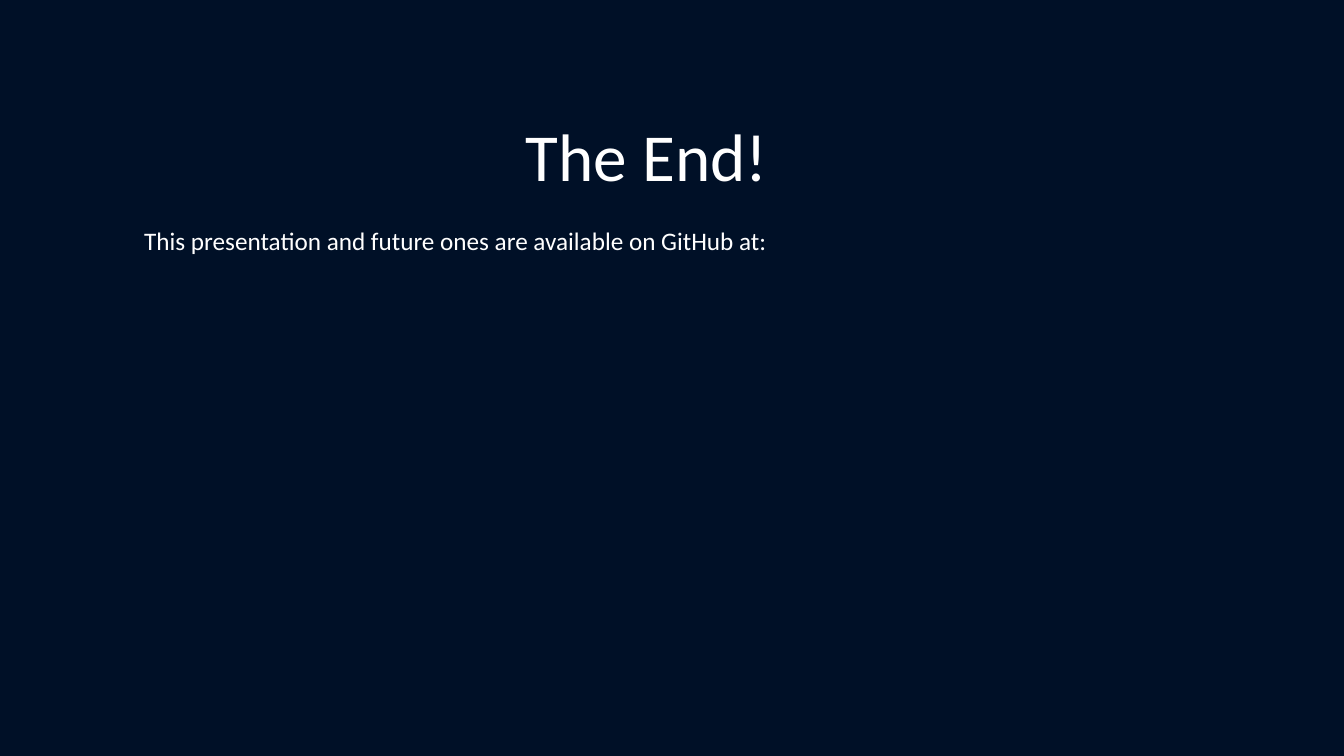
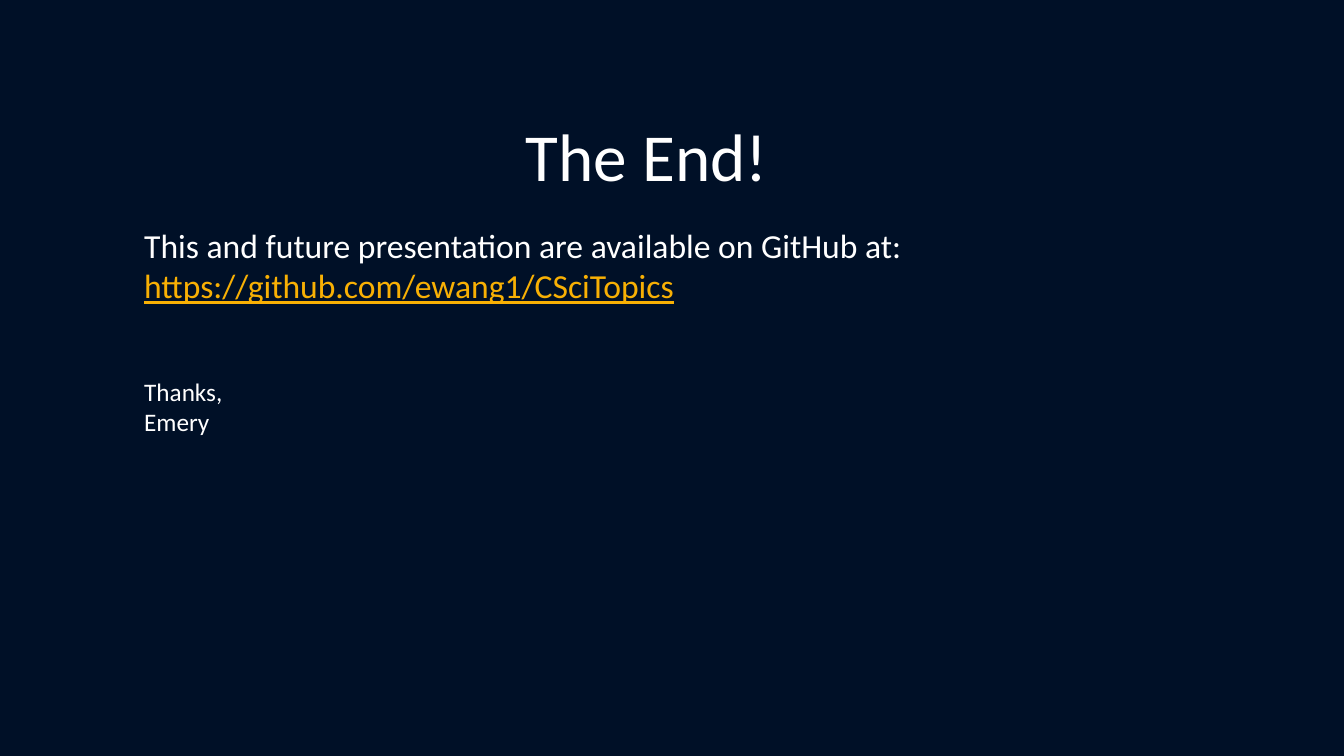
Before and after one commit to ewang1/CSciTopics, a slide deck: slide 16 of GreedyMemoDP.pptx (slide 17 before the commit). Drawn at 1344x756 pixels with LibreOffice and Linux fonts; fonts in the diff are those of the drawing. Boxes give left, top, right and bottom in pixels: in the first picture for what was removed or moved away, otherwise in the second. Text is boxed around its words. In the diff, an @@ line names an element or a change of style, - is before the commit and + after.

```diff
--- a/GreedyMemoDP.pptx
+++ b/GreedyMemoDP.pptx
@@ text at (x1=144, y1=234, x2=901, y2=435): text changed; size 18 to 24 pt @@
-This presentation and future ones are available on GitHub at:
+This and future presentation are available on GitHub at:
+https://github.com/ewang1/CSciTopics
+Thanks,
+Emery
```
Also in this commit, not shown: 1 slide removed.
